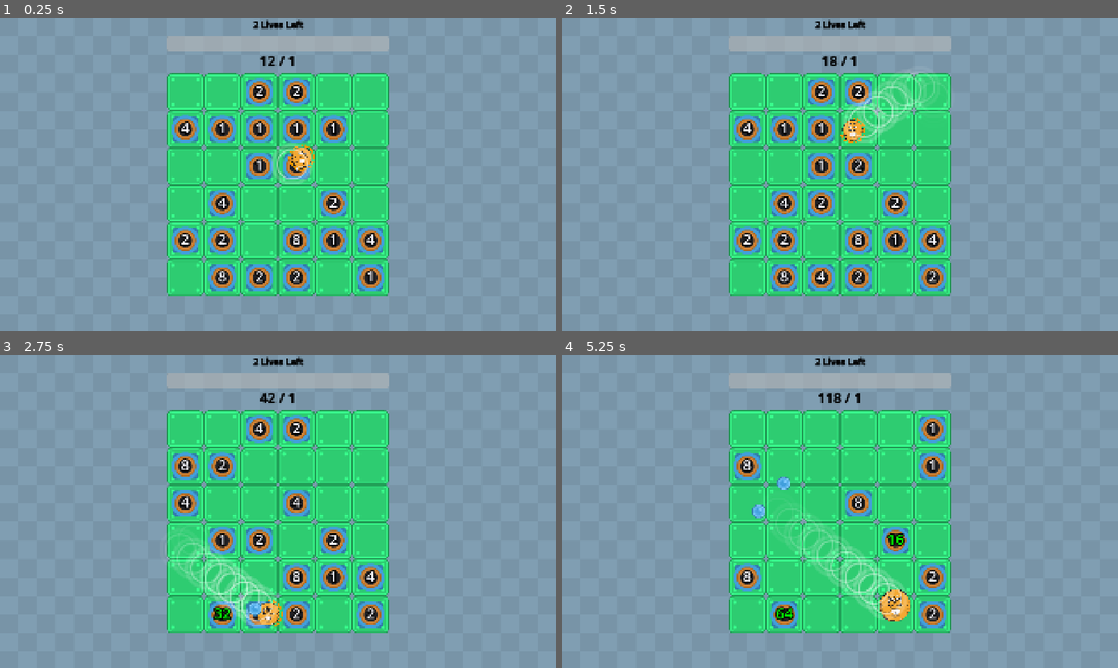
Above: before the commit, frames 1-4 (two rows, left to right).
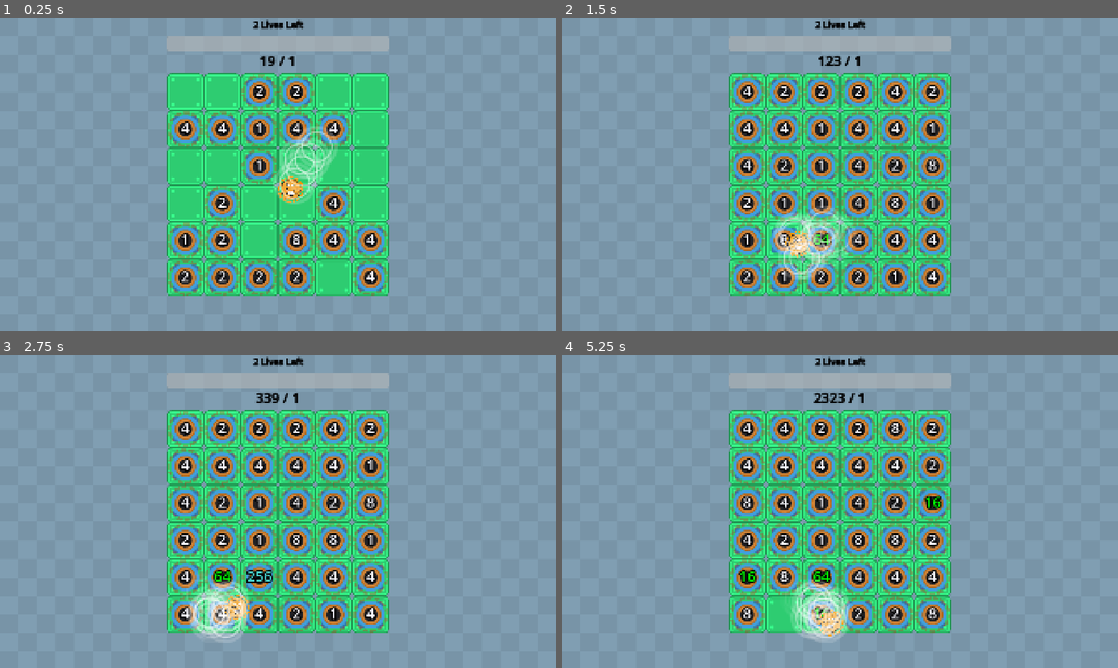
Above: after the commit, the same moments.

Repository: wanamelon/prototype_monorepo
Game: Godot game, scene res://source/bounce_main.tscn
The game is run twice, just before and just after one commit, with the same random seed, the same clock (stepped at 60 frames per second) and the same inputs. Sound files missing from this copy of the repository are replaced by a short silence.
Inputs:
- Up to frame 1 (0.25 s): no input
- Up to frame 2 (1.5 s): no input
- Up to frame 3 (2.75 s): no input
- Up to frame 4 (5.25 s): no input

The runs differ from the first frame. In frame 1, 4.7% of the frame differs, in the area x 30-70%, y 12-89%; in frame 2, 13%; in frame 3, 14%; in frame 4, 17%, in the area x 30-70%, y 12-92%.

Commit message:
Try at reducing getting stuck

Diff:
--- a/roller/source/bounce_main.tscn
+++ b/roller/source/bounce_main.tscn
@@ -23,11 +23,6 @@
 item_id = 11
 metadata/_custom_type_script = "uid://ckw8rr21jqg1f"
 
-[sub_resource type="Resource" id="Resource_jngsf"]
-script = ExtResource("2_0panw")
-item_id = 5
-metadata/_custom_type_script = "uid://ckw8rr21jqg1f"
-
 [sub_resource type="Resource" id="Resource_ovsfe"]
 script = ExtResource("2_0panw")
 item_id = 1
@@ -43,19 +38,14 @@
 item_id = 7
 metadata/_custom_type_script = "uid://ckw8rr21jqg1f"
 
-[sub_resource type="Resource" id="Resource_3yruk"]
-script = ExtResource("2_0panw")
-item_id = 9
-metadata/_custom_type_script = "uid://ckw8rr21jqg1f"
-
-[sub_resource type="Resource" id="Resource_gh64m"]
-script = ExtResource("2_0panw")
-item_id = 12
-metadata/_custom_type_script = "uid://ckw8rr21jqg1f"
-
 [sub_resource type="Resource" id="Resource_dxtcc"]
 script = ExtResource("2_0panw")
 item_id = 10
+metadata/_custom_type_script = "uid://ckw8rr21jqg1f"
+
+[sub_resource type="Resource" id="Resource_xtchd"]
+script = ExtResource("2_0panw")
+item_id = 6
 metadata/_custom_type_script = "uid://ckw8rr21jqg1f"
 
 [sub_resource type="ShaderMaterial" id="ShaderMaterial_to078"]
@@ -64,7 +54,7 @@
 
 [node name="BounceMain" type="Node2D"]
 script = ExtResource("1_ovsfe")
-item_configs = Array[ExtResource("2_0panw")]([SubResource("R …(61 unchanged characters)… Resource_q2ks2"), SubResource("Resource_jngsf"), SubResource("Resource_ovsfe"), SubResource("Resource_j4338"), SubResource("Resource_8jy2w"), SubResource("Resource_3yruk"), SubResource("Resource_gh64m"), SubResource("Resource_dxtcc")])
+item_configs = Array[ExtResource("2_0panw")]([SubResource("R …(61 unchanged characters)… Resource_q2ks2"), SubResource("Resource_ovsfe"), SubResource("Resource_j4338"), SubResource("Resource_8jy2w"), SubResource("Resource_dxtcc"), SubResource("Resource_xtchd")])
 
 [node name="TextureRect" type="TextureRect" parent="."]
 material = SubResource("ShaderMaterial_to078")
--- a/roller/source/item/bounce_off_everything.gd
+++ b/roller/source/item/bounce_off_everything.gd
@@ -6,22 +6,15 @@
 var _bounce_off_everything_duration: float = 0.0
 
 func activate(state: MatchState):
-	if state.tick % 60 == 0 and Utils.RNG.randf() < 1.1 and _bounce_off_everything_duration <= 0:
+	if state.tick % 1 == 0 and Utils.RNG.randf() < 1.1 and _bounce_off_everything_duration <= 0:
 		_bounce_off_everything_duration = 2.5
 	if _bounce_off_everything_duration > 0:
 		for item in state.items:
 			# TODO: only do this for STATIC grid items (or keep it as crop?)!!
-			if (item is Crop
-					and not item.has_node(BOUNCE_STATIC_BODY_NAME)
-					and _item_root.is_safe_to_place(_collider_circle(), item.global_position)):
-				item.add_child(BOUNCE_BODY_SCENE.instantiate())
+			if (item is Crop and not item.has_node(BOUNCE_STATIC_BODY_NAME)):
+				item.add_child(BounceBody.instance(_item_root))
 	else:
 		for item in state.items:
 			if item is Crop and item.has_node(BOUNCE_STATIC_BODY_NAME):
 				item.remove_child(item.get_node(BOUNCE_STATIC_BODY_NAME))
 	_bounce_off_everything_duration -= state.delta
-
-func _collider_circle():
-	var collider_circle := CircleShape2D.new()
-	collider_circle.radius = 45
-	return collider_circle
--- a/roller/source/item/bounce_off_everything_body.gd
+++ b/roller/source/item/bounce_off_everything_body.gd
@@ -1,4 +1,22 @@
-extends StaticBody2D
+class_name BounceBody extends StaticBody2D
+
+var _item_system: ItemSystem
+
+static func instance(item_system: ItemSystem):
+	var body = load("res://source/item/bounce_off_everything_body.tscn").instantiate()
+	body._item_system = item_system
+	return body
 
 func _process(delta):
 	$Outline.rotation_degrees += 0.5
+	$Outline.visible = not $CollisionShape2D.disabled
+
+func _physics_process(delta):
+	if ($CollisionShape2D.disabled
+		and _item_system.is_safe_to_place(_collider_circle(), global_position)):
+		$CollisionShape2D.disabled = false
+
+func _collider_circle():
+	var collider_circle := CircleShape2D.new()
+	collider_circle.radius = 63
+	return collider_circle
--- a/roller/source/item/bounce_off_everything_body.tscn
+++ b/roller/source/item/bounce_off_everything_body.tscn
@@ -11,6 +11,7 @@
 
 [node name="CollisionShape2D" type="CollisionShape2D" parent="."]
 shape = SubResource("CircleShape2D_geavp")
+disabled = true
 
 [node name="Outline" type="Sprite2D" parent="."]
 modulate = Color(0.99, 0, 0, 0.27058825)
--- a/roller/source/item/item_system.gd
+++ b/roller/source/item/item_system.gd
@@ -187,7 +187,7 @@
 	var query = PhysicsShapeQueryParameters2D.new()
 	query.shape = shape
 	query.transform = Transform2D(0, global_pos)
-	query.collision_mask = 1
+	query.collision_mask = 1 # Only items not walls
 	query.collide_with_areas = false
 	query.exclude = excluded
 	var overlaps = get_world_2d().direct_space_state.intersect_shape(query)
--- a/roller/source/item/roller.gd
+++ b/roller/source/item/roller.gd
@@ -5,12 +5,13 @@
 @onready var _original_collision_shape := $CharacterBody2D/CollisionShape2D.shape as CircleShape2D
 @onready var _original_sprite_scale: Vector2 = $Sprite2D.scale
 @onready var _original_progress_scale: Vector2 = $Progress/TextureProgressBar.scale
+@onready var _original_hitbox_radius: float = $Hitbox/CollisionShape2D.shape.radius
 # TODO: belong inside character body?
 var _damage: int = 1
-var _speed: float = 400.0
+var _speed: float = 1400.0
 var _bounce_count: int = 0
 var _velocity: Vector2
-var _stamina_seconds: float = 5
+var _stamina_seconds: float = 55
 var _max_stamina := _stamina_seconds
 var finished := false
 
@@ -74,7 +75,7 @@
 	for effect in status_effects:
 		if effect.id == ItemSystem.StatusEffectId.SIZE_BUFF:
 			size_buff_px += effect.intensity * min(1, effect.duration_sec)
-			size_buff_px = min(25, size_buff_px)
+			size_buff_px = min((63.9 - _original_collision_shape.radius), size_buff_px)
 	var desired_collider_radius_px: float = _original_collision_shape.radius + size_buff_px
 	var current_radius_px: float = $CharacterBody2D/CollisionShape2D.shape.radius
 	var diff := desired_collider_radius_px - current_radius_px
@@ -83,6 +84,9 @@
 	expanded_collider.radius = interpolated_radius_px
 	if _item_root.is_safe_to_place(expanded_collider, global_position, [$CharacterBody2D]):
 		$CharacterBody2D/CollisionShape2D.shape = expanded_collider
+		var expanded_hitbox := CircleShape2D.new()
+		expanded_hitbox.radius = (interpolated_radius_px / _original_collision_shape.radius) * _original_hitbox_radius
+		$Hitbox/CollisionShape2D.shape = expanded_hitbox
 		var og_sprite_radius_px: float = ($Sprite2D.texture.get_size().x / 2) * _original_sprite_scale.x
 		$Sprite2D.scale = (interpolated_radius_px / og_sprite_radius_px) * _original_sprite_scale
 		$Progress/TextureProgressBar.scale = (interpolated_radius_px / og_sprite_radius_px) * _original_progress_scale
--- a/roller/source/item/spawn_crop_on_bounce.gd
+++ b/roller/source/item/spawn_crop_on_bounce.gd
@@ -2,5 +2,5 @@
 
 func activate(state: MatchState):
 	for event in state.last_tick_events:
-		if event is BounceEvent and Utils.RNG.randf() < 0.25:
+		if event is BounceEvent and Utils.RNG.randf() < 10.25:
 			_add_event(ItemSystem.SpawnEvent.new(func (): return Crop.instance(2, 1), ItemSystem.AnyFreeCell.new()))
Not shown: 1 places in roller/source/bounce_main.tscn that only renumber resources
Not shown, changed: roller/dev_notes.md
